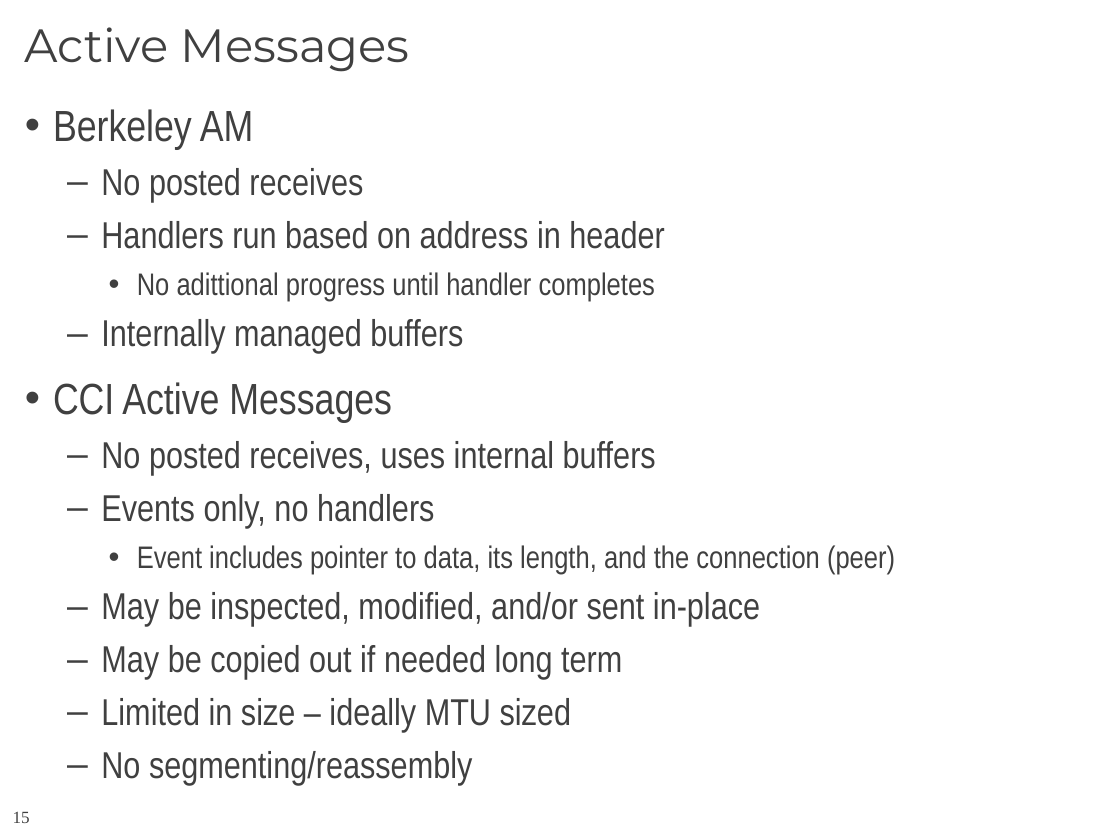
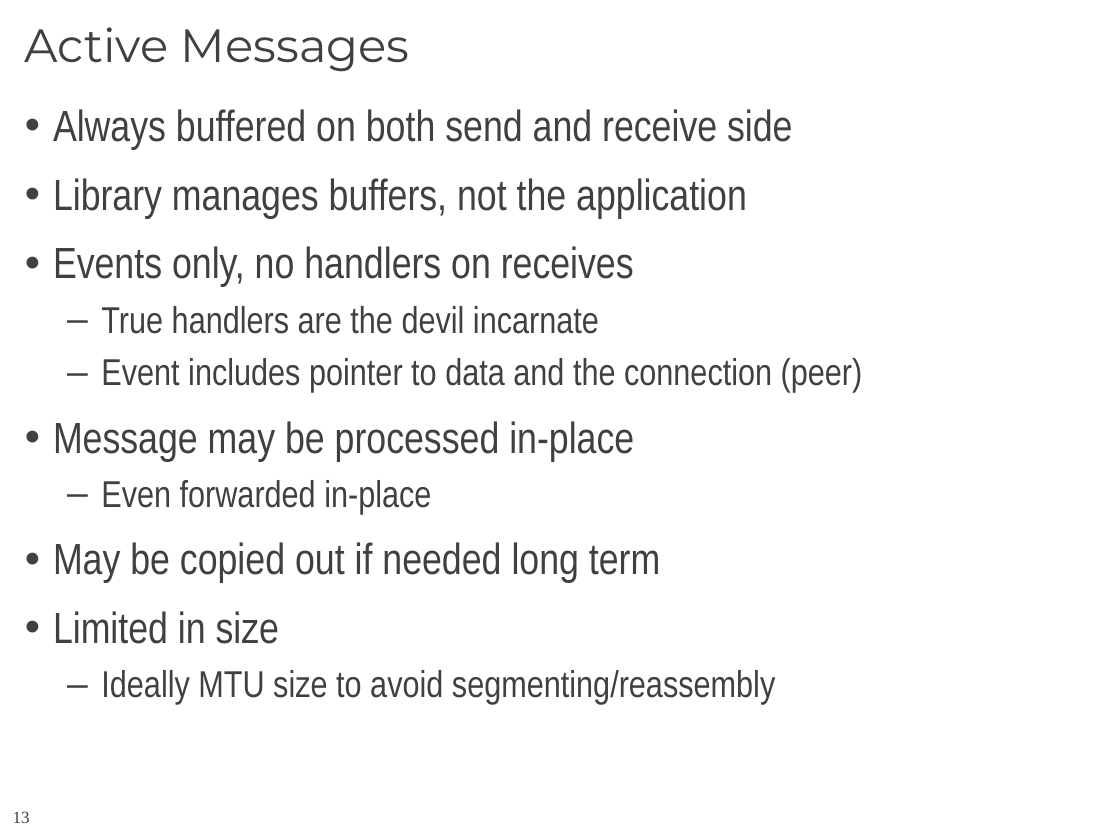
Before and after one commit to CCI/pub, a slide deck: slide 13 of slides/HotI-2011/2011-HotI-CCI-OLCF.pptx (slide 15 before the commit). Drawn at 1120x840 pixels with LibreOffice and Linux fonts; fonts in the diff are those of the drawing; background and template pictures are left out. Boxes give left, top, right and bottom in pixels: in the first picture for what was removed or moved away, otherwise in the second. Text is boxed around its words. In the diff, an @@ line names an element or a change of style, - is before the commit and + after.

Commit message:
done

```diff
--- a/slides/HotI-2011/2011-HotI-CCI-OLCF.pptx
+++ b/slides/HotI-2011/2011-HotI-CCI-OLCF.pptx
@@ text at (x1=53, y1=109, x2=863, y2=514): text changed; size 24 to 28 pt @@
-• Berkeley AM
-  – No posted receives
-  – Handlers run based on address in header
-    • No adittional progress until handler completes
-  – Internally managed buffers
-• CCI Active Messages
-  – No posted receives, uses internal buffers
-  – Events only, no handlers
-    • Event includes pointer to data, its length, and the connection (peer)
-  – May be inspected, modified, and/or sent in-place
+• Always buffered on both send and receive side
+• Library manages buffers, not the application
+• Events only, no handlers on receives
+  – True handlers are the devil incarnate
+  – Event includes pointer to data and the connection (peer)
+• Message may be processed in-place
+  – Even forwarded in-place
@@ text at (x1=53, y1=542, x2=660, y2=583): size 24 to 28 pt in "May be copied out if needed long ..."; bullet – to •; list level 2 to 1 in "May be copied out if ..." @@
@@ text at (x1=53, y1=611, x2=775, y2=704): text changed @@
-  – Limited in size – ideally MTU sized
-  – No segmenting/reassembly
+• Limited in size
+  – Ideally MTU size to avoid segmenting/reassembly
@@ page number at (x1=13, y1=811, x2=30, y2=823): text changed @@
-15
+13
```
Also in this commit, not shown: 8 other slides changed, 2 slides added, 3 slides removed.
